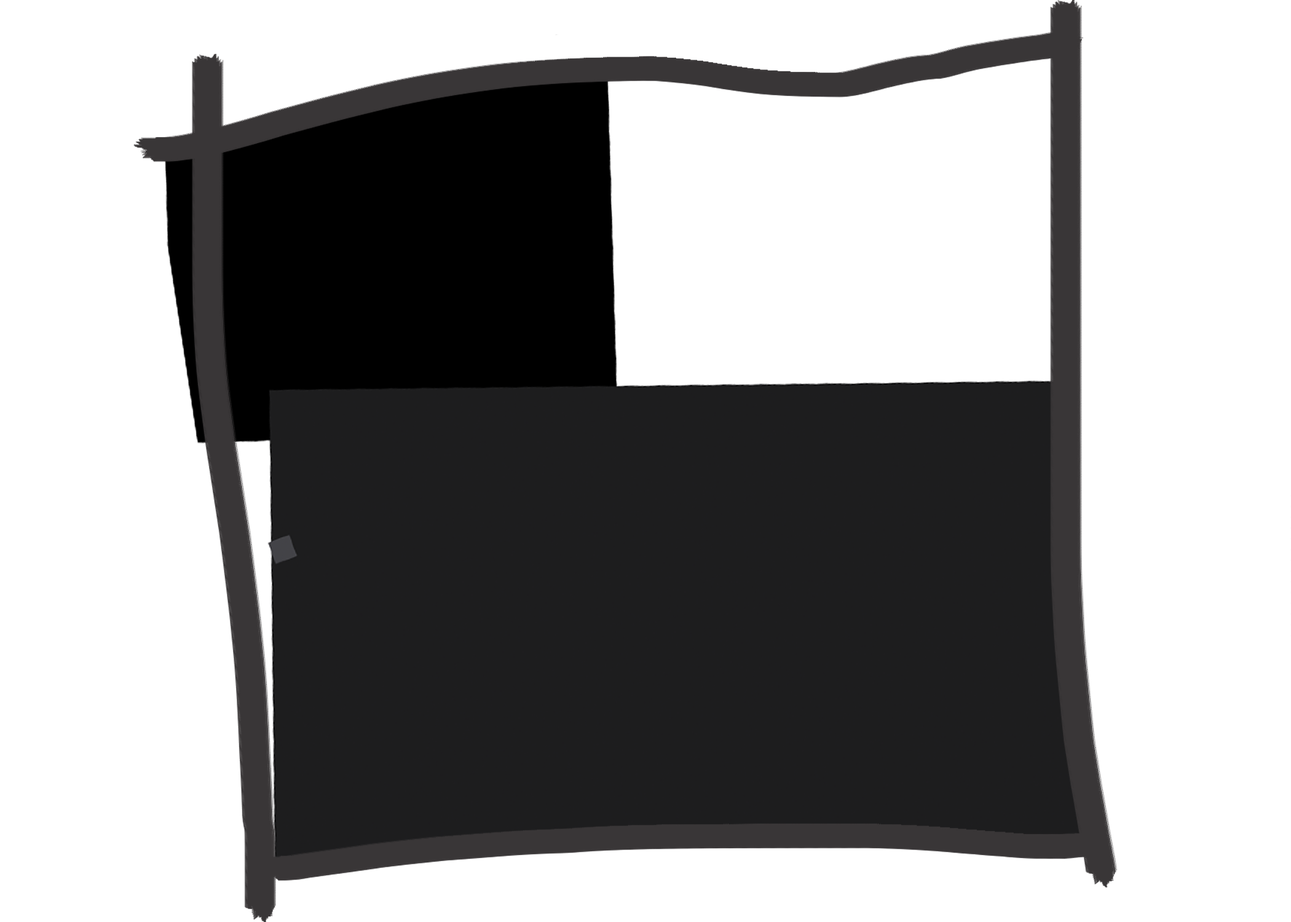
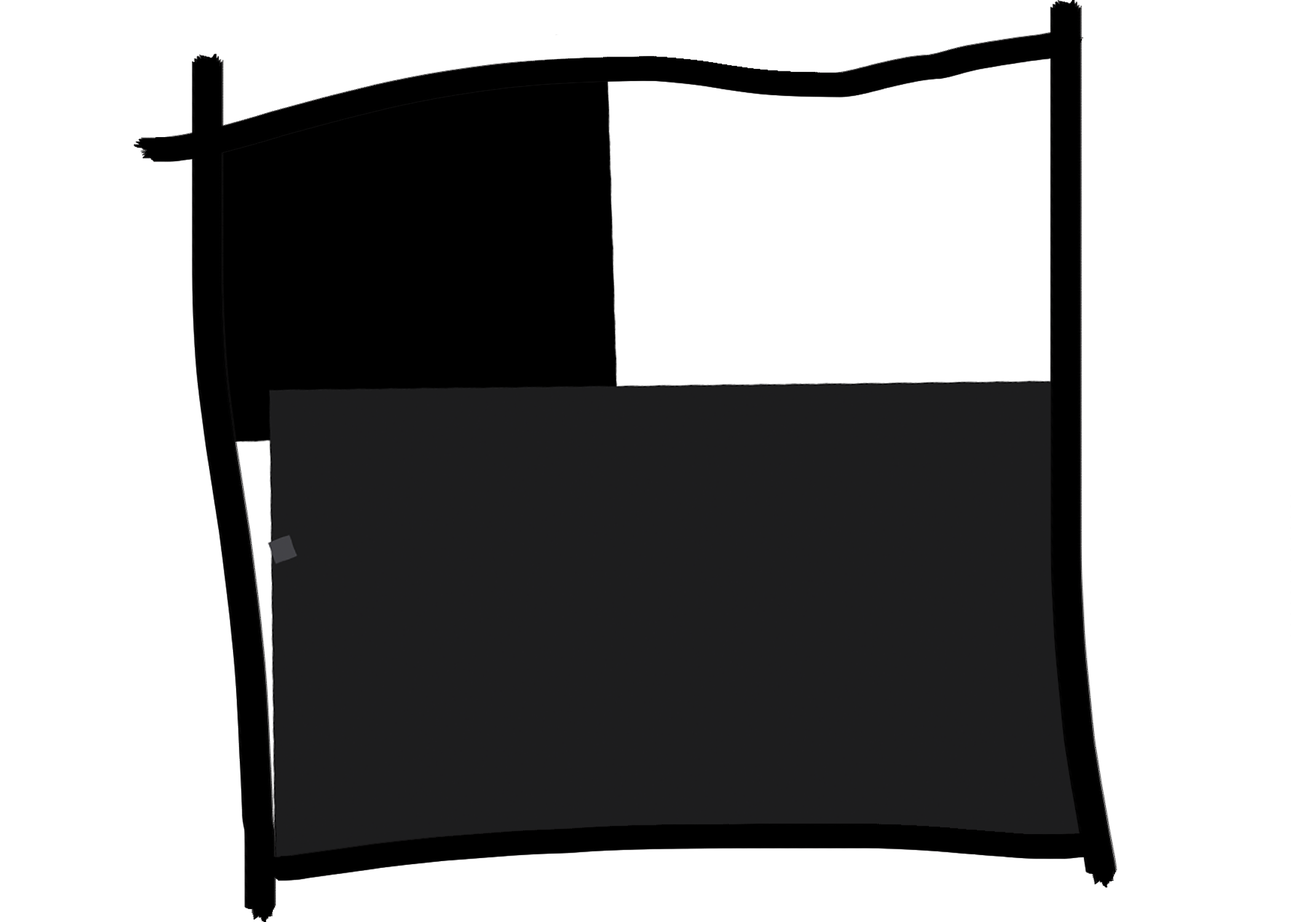
Layers edited between the first and the second 1291×922 image:
painted on "Layer 2" over [133, 0, 1118, 922]
painted on "Screen Shot 2017-12-06 at 8.39.29 PM" over [151, 146, 251, 788]
